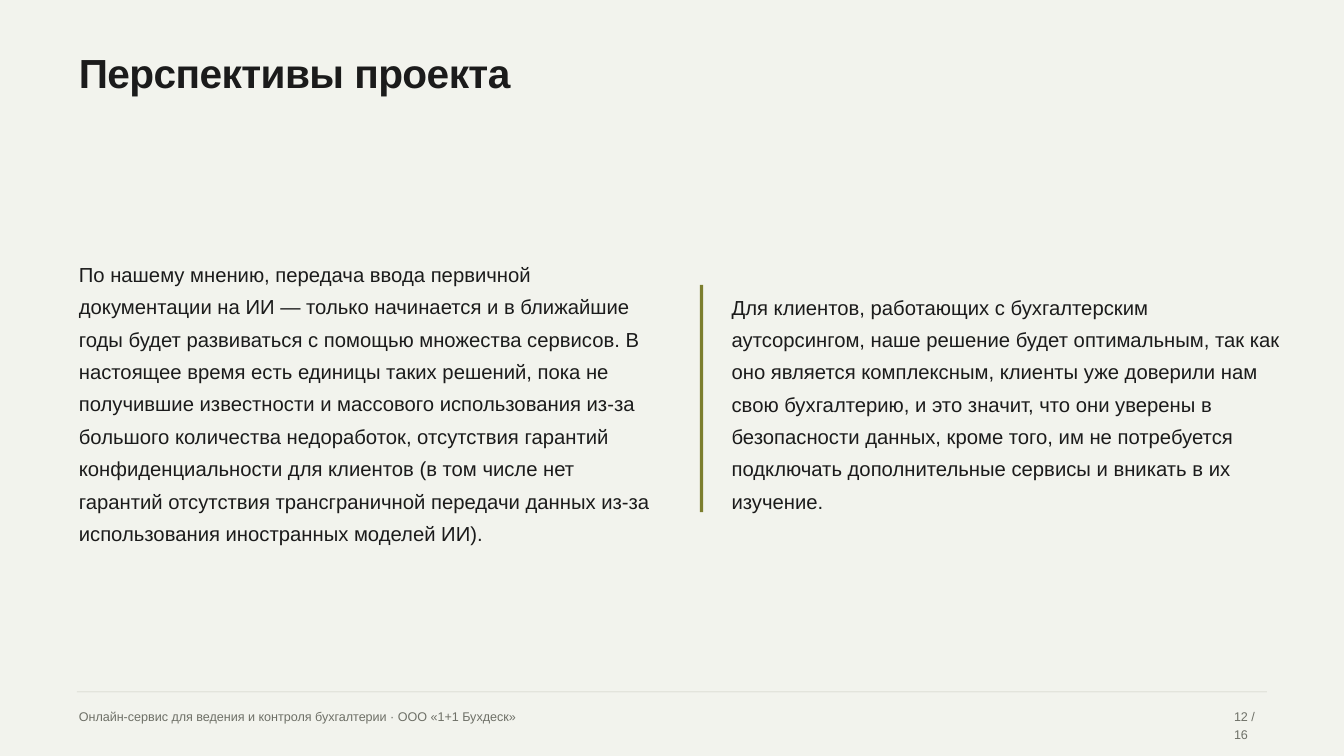
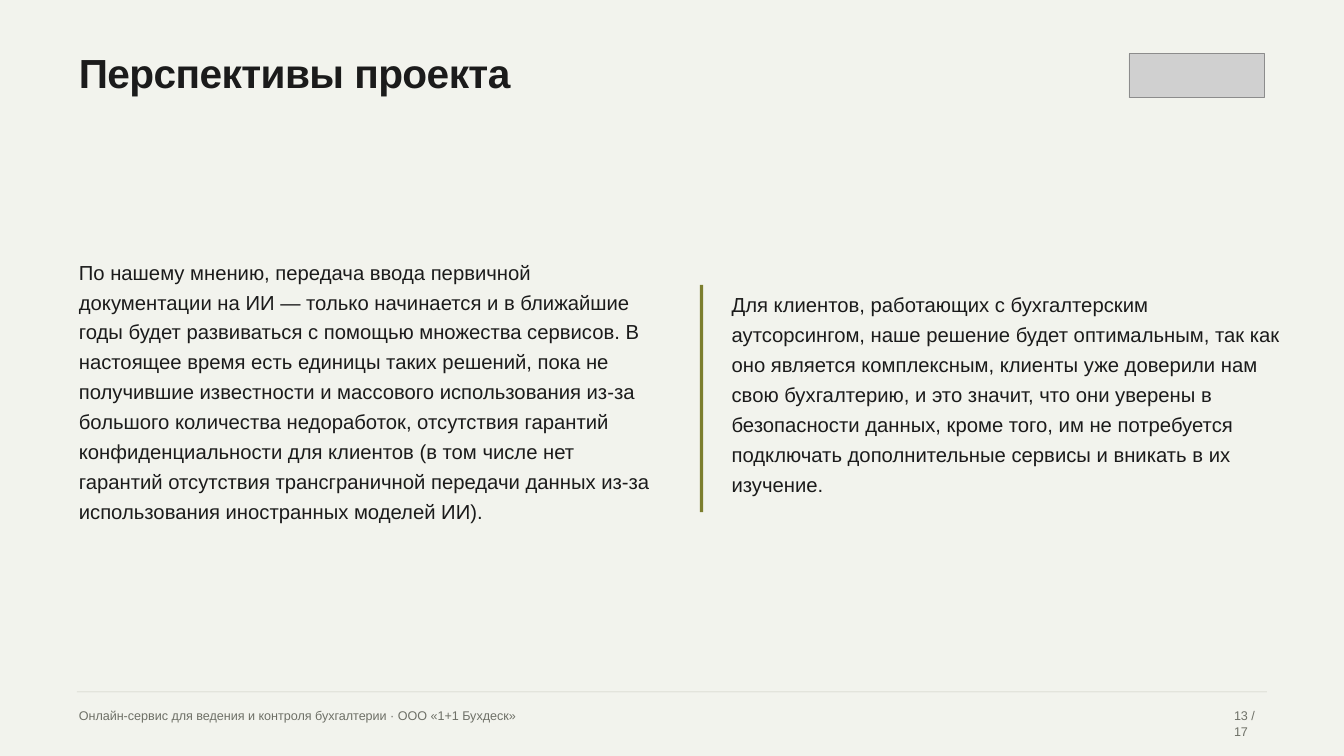
Before and after one commit to fagencymarketing-coder/Content, a slide deck: slide 13 of 05-content/prezentacii/grant-buhdesk/prezentaciya-grant-buhdesk-final.pptx (slide 12 before the commit). Drawn at 1344x756 pixels with LibreOffice and Linux fonts; fonts in the diff are those of the drawing; grey boxes stand for pictures. Boxes give left, top, right and bottom in pixels: in the first picture for what was removed or moved away, otherwise in the second. Text is boxed around its words. In the diff, an @@ line names an element or a change of style, - is before the commit and + after.

```diff
--- a/05-content/prezentacii/grant-buhdesk/prezentaciya-grant-buhdesk-final.pptx
+++ b/05-content/prezentacii/grant-buhdesk/prezentaciya-grant-buhdesk-final.pptx
@@ picture added at [1129,54,1264,98] @@
@@ text "По нашему мнению, передача ввода ..." at [79,265,649,524]: line spacing 1.34 to 1.24 @@
@@ text "Для клиентов, работающих с бухгалтерским ..." at [732,297,1279,497]: line spacing 1.34 to 1.24 @@
@@ text at [1234,711,1248,736]: text changed @@
-12 / 16
+13 / 17
```
Also in this commit, not shown: 15 other slides changed, 1 slide added, 1 other file.
